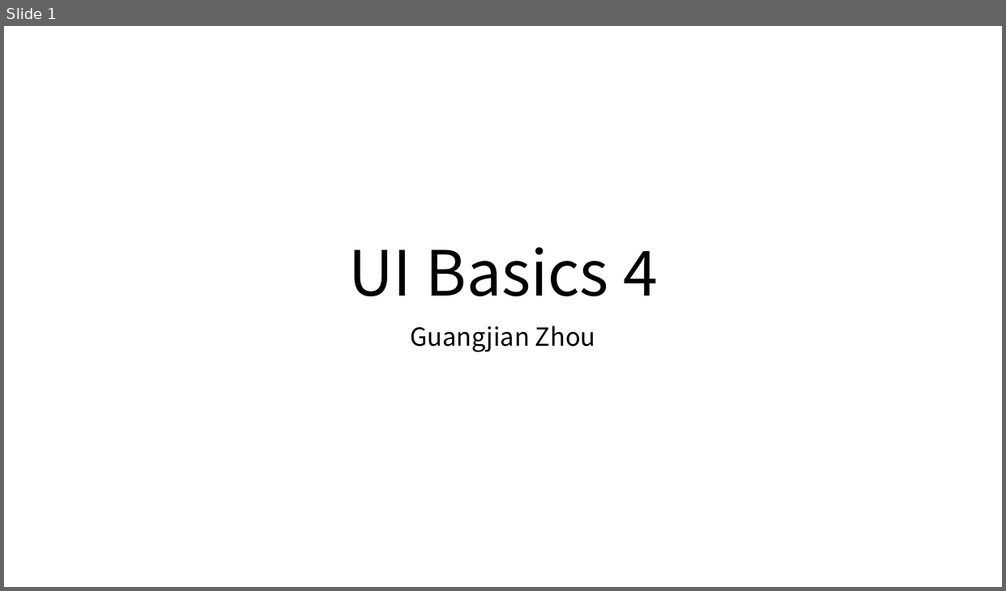
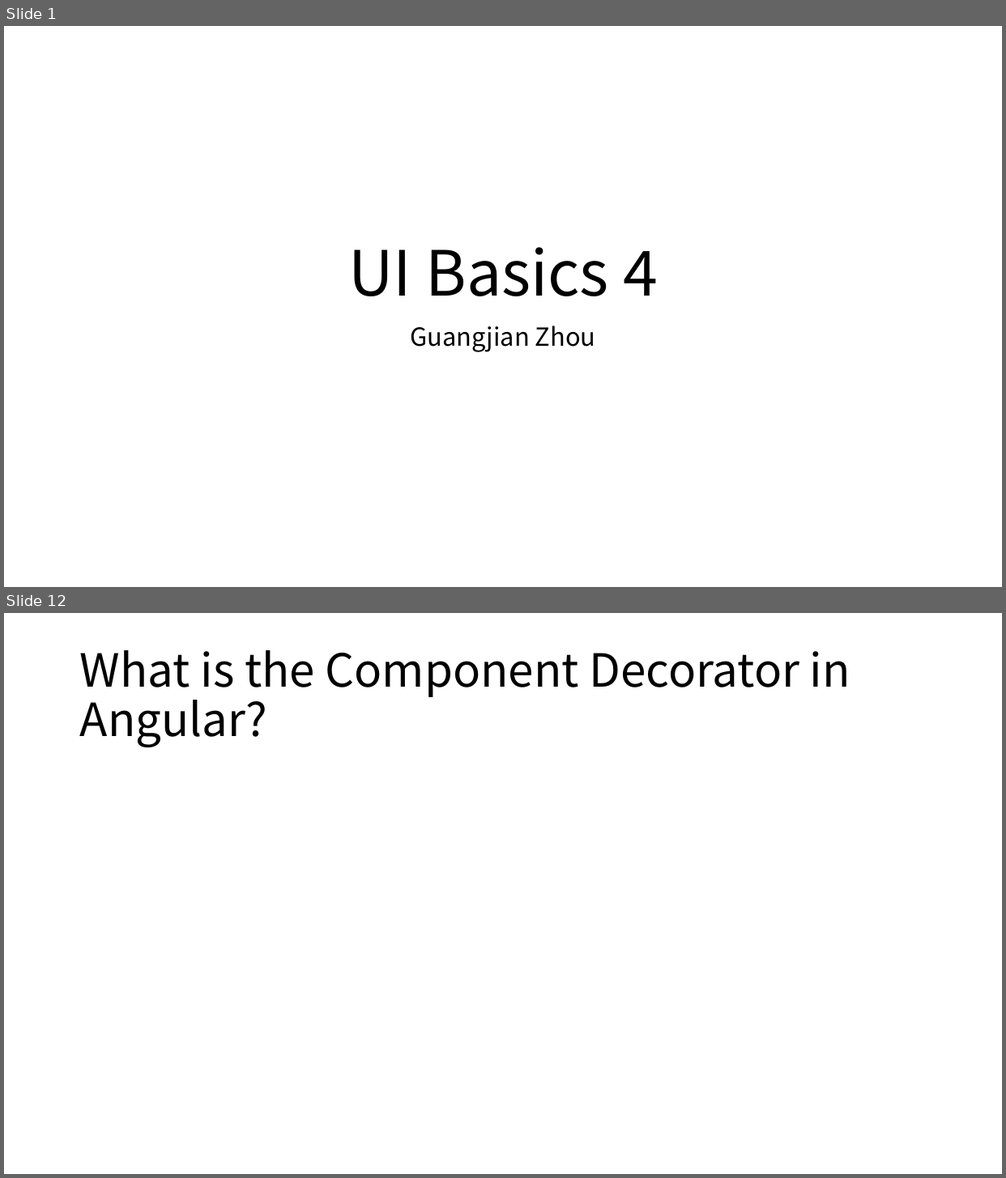
Before and after one commit to Marvioo/Cogent, a slide deck: Java Basics/UI Basics 4.pptx. Shown one above the other, each under a label of ours: slide 1 before the commit, slides 1 and 12 after it; the slides between them are not shown. The pictures are 1006x591 and 1006x1178 pixels, drawn with LibreOffice and Linux fonts; fonts in the diff are those of the drawing. Boxes give left, top, right and bottom in pixels: in the first picture for what was removed or moved away, otherwise in the second. Text is boxed around its words. In the diff, an @@ line names an element or a change of style, - is before the commit and + after.

```diff
--- a/Java Basics/UI Basics 4.pptx
+++ b/Java Basics/UI Basics 4.pptx
@@ slide 12 added at bbox=[4, 613, 1002, 1174], background #FFFFFF @@
@@ title added at bbox=[80, 650, 850, 747], 44 pt, text #000000 @@
+What is the Component Decorator in Angular?
```
Also in this commit, not shown: 16 other slides added.
